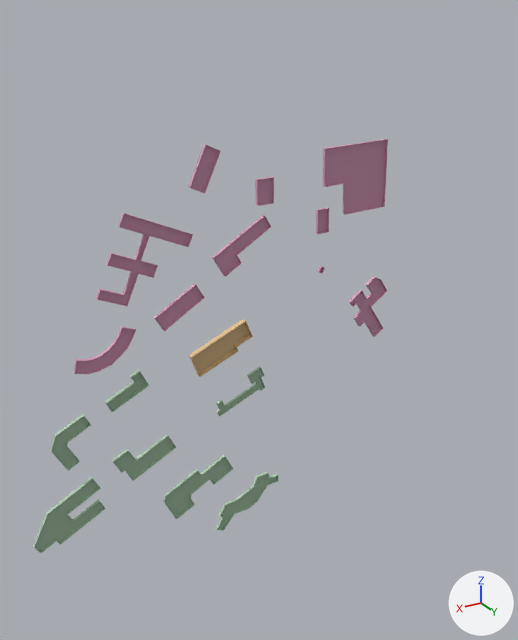
A saved change to the OBJ model src/kickboard_sim/models/knu_campus/meshes/buildings_k09.obj.
The view is the same before and after, from a camera (50 mm lens) standing at (635.0, 568.0, 314.0) and looking at (288.0, -11.0, 25.0). The axes (+X, +Y, +Z) are drawn at lower right. The lights are the same throughout. The older version comes first. Where no turn or scale is listed for an object, it has been applied to the vertices.

Names of what the first picture shows: 'buildings_k09'.
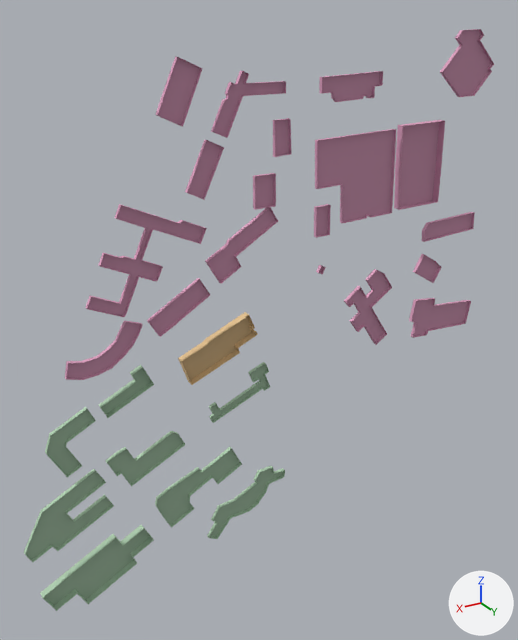
Patch to the scene script:
```diff
--- a/src/kickboard_sim/models/knu_campus/meshes/buildings_k09.obj.py
+++ b/src/kickboard_sim/models/knu_campus/meshes/buildings_k09.obj.py
@@ me_buildings_k09 @@
-me_buildings_k09.from_pydata(...)  # 334 vertices, 465 faces; spans x 128.0..540.0, y -6.0..1.0, z -212.0..208.0
+me_buildings_k09.from_pydata(...)  # 592 vertices, 832 faces; spans x -8.0..550.0, y -8.0..1.0, z -239.0..298.0
+# me_buildings_k09 part 1: the loose piece of 8 vertices spanning x 213.0..227.0, y -3.0..1.0, z 109.0..134.0 is scaled about its middle by (1.25, 1.24, 1.25)
+# me_buildings_k09 part 2: the loose piece of 34 vertices spanning x 128.0..180.0, y -3.0..1.0, z -24.0..49.0 is scaled about its middle by (1.25, 1.24, 1.25), then moved by (0.0, 0.0, -1.0)
+# me_buildings_k09 part 3: the loose piece of 16 vertices spanning x 474.0..513.0, y -3.0..0.0, z -76.0..-23.0 is scaled about its middle by (1.25, 1.24, 1.24), then moved by (0.0, 0.0, -1.0)
+# me_buildings_k09 part 4: the loose piece of 12 vertices spanning x 416.0..459.0, y -4.0..1.0, z -28.0..7.0 is scaled about its middle by (1.25, 1.26, 1.25), then moved by (0.0, -1.0, -1.0)
+# me_buildings_k09 part 5: the loose piece of 8 vertices spanning x 278.0..297.0, y -3.0..1.0, z 147.0..172.0 is scaled about its middle by (1.25, 1.24, 1.25)
+# me_buildings_k09 part 6: the loose piece of 34 vertices spanning x 269.0..349.0, y -3.0..0.0, z -212.0..-157.0 is rebuilt with 44 vertices and now spans x 261.0..359.0, y -4.0..0.0, z -220.0..-152.0
+# me_buildings_k09 part 7: the loose piece of 32 vertices spanning x 287.0..344.0, y -3.0..0.0, z -67.0..-23.0 is rebuilt with 34 vertices and now spans x 281.0..352.0, y -3.0..0.0, z -72.0..-20.0
+# me_buildings_k09 part 8: the loose piece of 30 vertices spanning x 425.0..484.0, y -3.0..1.0, z 17.0..54.0 is rebuilt with 30 vertices and now spans x 418.0..492.0, y -4.0..1.0, z 13.0..59.0
+# me_buildings_k09 part 9: the loose piece of 24 vertices spanning x 327.0..407.0, y -3.0..0.0, z -175.0..-116.0 is rebuilt with 32 vertices and now spans x 316.0..416.0, y -4.0..0.0, z -182.0..-109.0
+# me_buildings_k09 part 10: the loose piece of 22 vertices spanning x 469.0..540.0, y -3.0..0.0, z -157.0..-93.0 is rebuilt with 22 vertices and now spans x 461.0..550.0, y -4.0..0.0, z -164.0..-85.0
+# me_buildings_k09 part 11: the loose piece of 16 vertices spanning x 391.0..457.0, y -3.0..0.0, z -110.0..-71.0 is rebuilt with 22 vertices and now spans x 381.0..464.0, y -4.0..0.0, z -115.0..-69.0
+# me_buildings_k09 part 12: the loose piece of 14 vertices spanning x 302.0..370.0, y -6.0..1.0, z -16.0..33.0 is rebuilt with 28 vertices and now spans x 296.0..381.0, y -8.0..1.0, z -22.0..39.0
+# me_buildings_k09 part 13: the loose piece of 12 vertices spanning x 141.0..221.0, y -3.0..1.0, z 125.0..196.0 is rebuilt with 22 vertices and now spans x 130.0..230.0, y -4.0..1.0, z 116.0..205.0
+# me_buildings_k09 part 14: the loose piece of 12 vertices spanning x 281.0..344.0, y -3.0..1.0, z 83.0..137.0 is rebuilt with 18 vertices and now spans x 273.0..351.0, y -4.0..1.0, z 77.0..144.0
+# me_buildings_k09 part 15: the loose piece of 8 vertices spanning x 216.0..223.0, y -3.0..1.0, z 66.0..74.0 is rebuilt with 8 vertices and now spans x 215.0..223.0, y -4.0..1.0, z 65.0..75.0
+# me_buildings_k09 part 16: the loose piece of 8 vertices spanning x 334.0..366.0, y -3.0..1.0, z 165.0..208.0 is rebuilt with 10 vertices and now spans x 331.0..368.0, y -4.0..1.0, z 160.0..212.0
+# me_buildings_k09 part 17: the loose piece of 8 vertices spanning x 354.0..406.0, y -3.0..1.0, z 42.0..81.0 is rebuilt with 10 vertices and now spans x 348.0..412.0, y -4.0..1.0, z 37.0..86.0
+# me_buildings_k09 part 18: 35 vertices removed from x 364.0..458.0, y -3.0..1.0, z 74.0..158.0; 213 vertices added at x -8.0..468.0, y -8.0..1.0, z -41.0..298.0
+# me_buildings_k09 part 19: 20 vertices added at x 422.0..540.0, y -7.0..0.0, z -239.0..-170.0
 me_buildings_k09.materials.append(mat_zone1)
```

Changed parts and their boxes (x1, y1, x2, y2) in the pictures (518 x 640 px; the box of a moved part takes in the faces that stretch with it):
'buildings_k09', reshaped (32% wider, 40% taller): before (33, 139, 388, 553); after (24, 29, 494, 611)
part 1 of me_buildings_k09, moved or reshaped: before (316, 208, 329, 234); after (314, 204, 331, 238)
part 2 of me_buildings_k09, moved or reshaped: before (349, 276, 387, 337); after (344, 269, 392, 345)
part 3 of me_buildings_k09, moved or reshaped: before (50, 414, 91, 471); after (45, 407, 96, 478)
part 4 of me_buildings_k09, moved or reshaped: before (105, 370, 149, 412); after (99, 365, 154, 418)
part 5 of me_buildings_k09, moved or reshaped: before (255, 177, 274, 206); after (253, 173, 276, 210)
part 6 of me_buildings_k09, rebuilt (25% wider, 23% taller): before (216, 472, 278, 531); after (207, 466, 285, 539)
part 7 of me_buildings_k09, rebuilt (24% wider, 22% taller): before (216, 366, 265, 416); after (209, 362, 270, 423)
part 8 of me_buildings_k09, rebuilt (25% wider, 22% taller): before (74, 326, 136, 374); after (65, 321, 143, 380)
part 9 of me_buildings_k09, rebuilt (24% wider, 26% taller): before (163, 455, 233, 519); after (155, 447, 242, 528)
part 10 of me_buildings_k09, rebuilt (23% wider, 22% taller): before (33, 477, 106, 553); after (24, 469, 114, 562)
part 11 of me_buildings_k09, rebuilt (25% wider, 19% taller): before (112, 435, 176, 481); after (105, 431, 185, 486)
part 12 of me_buildings_k09, rebuilt (25% wider, 25% taller): before (189, 319, 253, 377); after (178, 312, 258, 385)
part 13 of me_buildings_k09, rebuilt (24% wider, 23% taller): before (323, 139, 388, 215); after (315, 129, 396, 223)
part 14 of me_buildings_k09, rebuilt (23% wider, 22% taller): before (212, 215, 271, 277); after (205, 207, 278, 283)
part 15 of me_buildings_k09, rebuilt: before (317, 266, 325, 273); after (316, 265, 326, 275)
part 16 of me_buildings_k09, rebuilt (18% wider, 24% taller): before (188, 144, 221, 193); after (185, 139, 224, 200)
part 17 of me_buildings_k09, rebuilt (23% wider, 25% taller): before (154, 284, 205, 331); after (147, 278, 210, 337)
part 18 of me_buildings_k09, built on: before (96, 213, 193, 306); after (85, 29, 494, 338)
part 19 of me_buildings_k09, added: after (40, 525, 154, 611)
